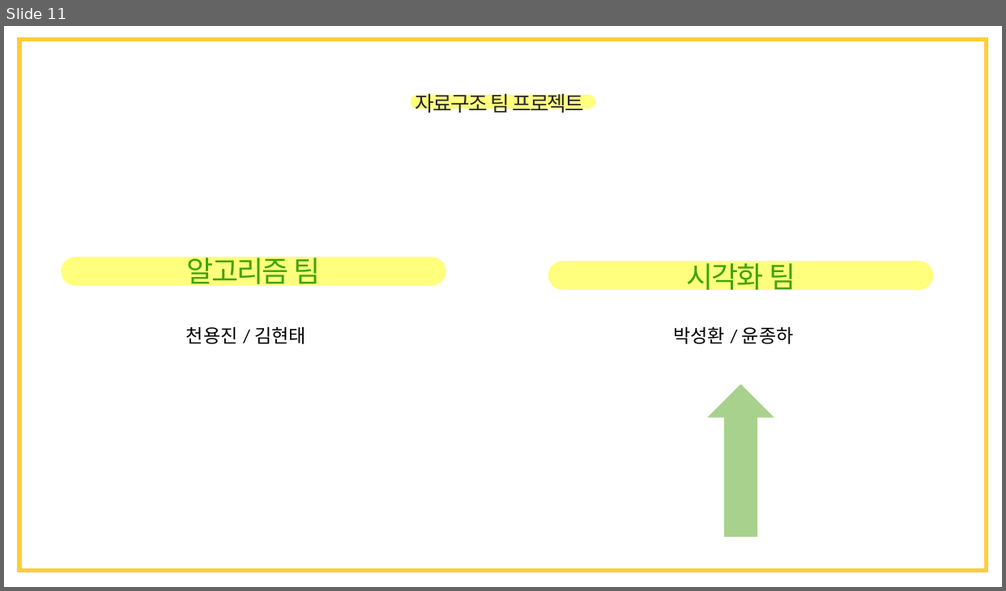
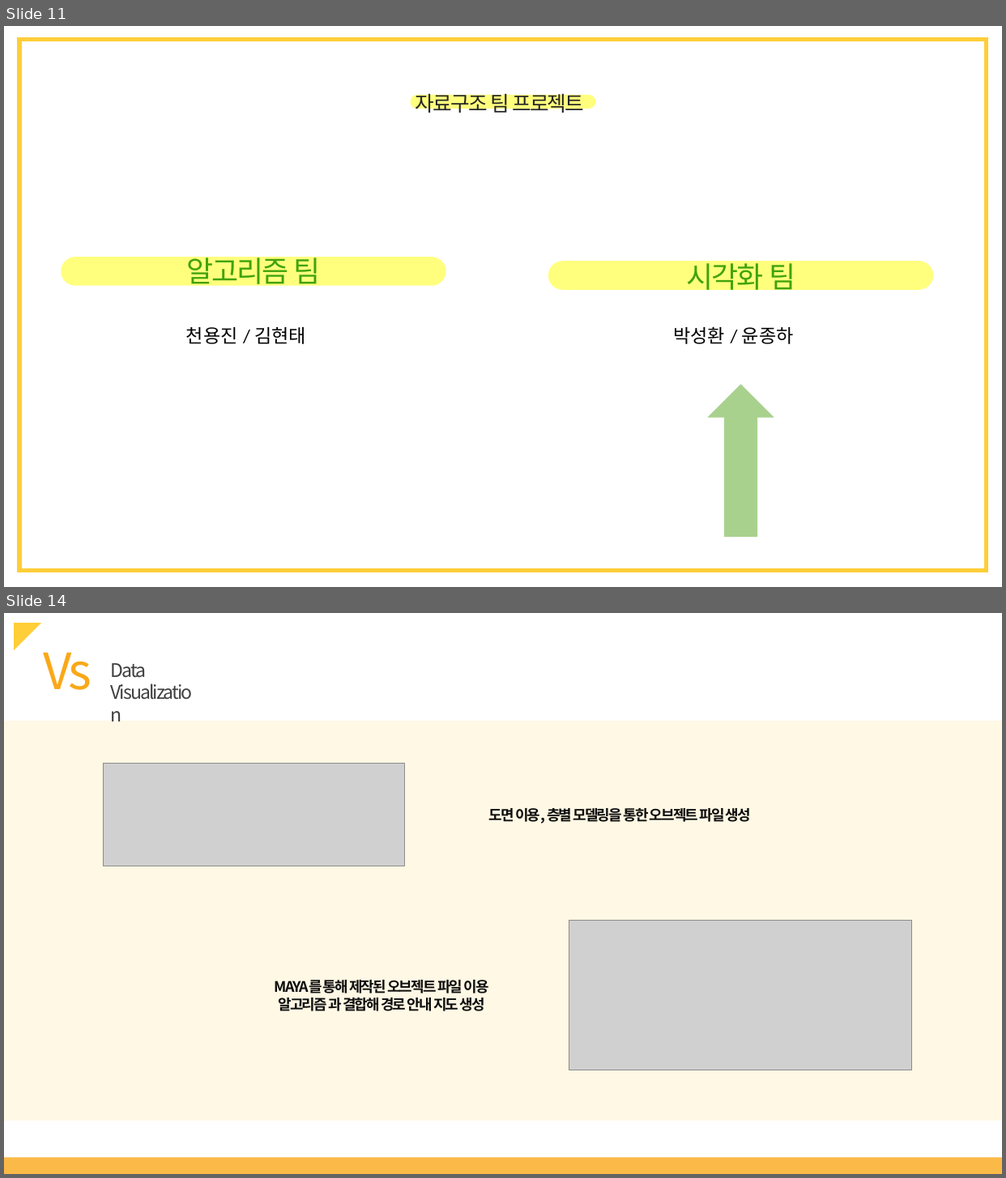
Before and after one commit to onemoonStudio/DataStructureDesign, a slide deck: presentation/final.pptx. Shown one above the other, each under a label of ours: slide 11 before the commit, slides 11 and 14 after it; the slides between them are not shown. The pictures are 1006x591 and 1006x1178 pixels, drawn with LibreOffice and Linux fonts; fonts in the diff are those of the drawing; grey boxes stand for pictures. Boxes give left, top, right and bottom in pixels: in the first picture for what was removed or moved away, otherwise in the second. Text is boxed around its words. In the diff, an @@ line names an element or a change of style, - is before the commit and + after.

```diff
--- a/presentation/final.pptx
+++ b/presentation/final.pptx
@@ slide 14 added at <box>4,613,1002,1174</box>, background #FFFFFF @@
@@ right triangle added at <box>14,623,41,650</box>, fill #FFCE38 @@
@@ text added at <box>43,653,91,690</box>, 48 pt, text #FAA818 @@
+Vs
@@ text added at <box>111,663,147,678</box>, 18 pt, text #404040 @@
+Data
+Visualization
@@ rectangle added at <box>4,721,1002,1122</box>, fill #FFCE38 at 13% opacity @@
@@ picture added at <box>104,764,405,867</box> @@
@@ text added at <box>489,808,751,824</box>, 14 pt, text #0D0D0D, bold @@
+도면 이용, 층별 모델링을 통한 오브젝트 파일 생성
@@ picture added at <box>569,921,911,1071</box> @@
@@ text added at <box>275,980,488,1012</box>, 14 pt, text #0D0D0D, bold @@
+MAYA를 통해 제작된 오브젝트 파일 이용
+알고리즘 과 결합해 경로 안내 지도 생성
@@ rectangle added at <box>4,1158,1002,1174</box>, fill #FAA818 at 79% opacity @@
```
Also in this commit, not shown: 5 other slides added, 1 other file.
